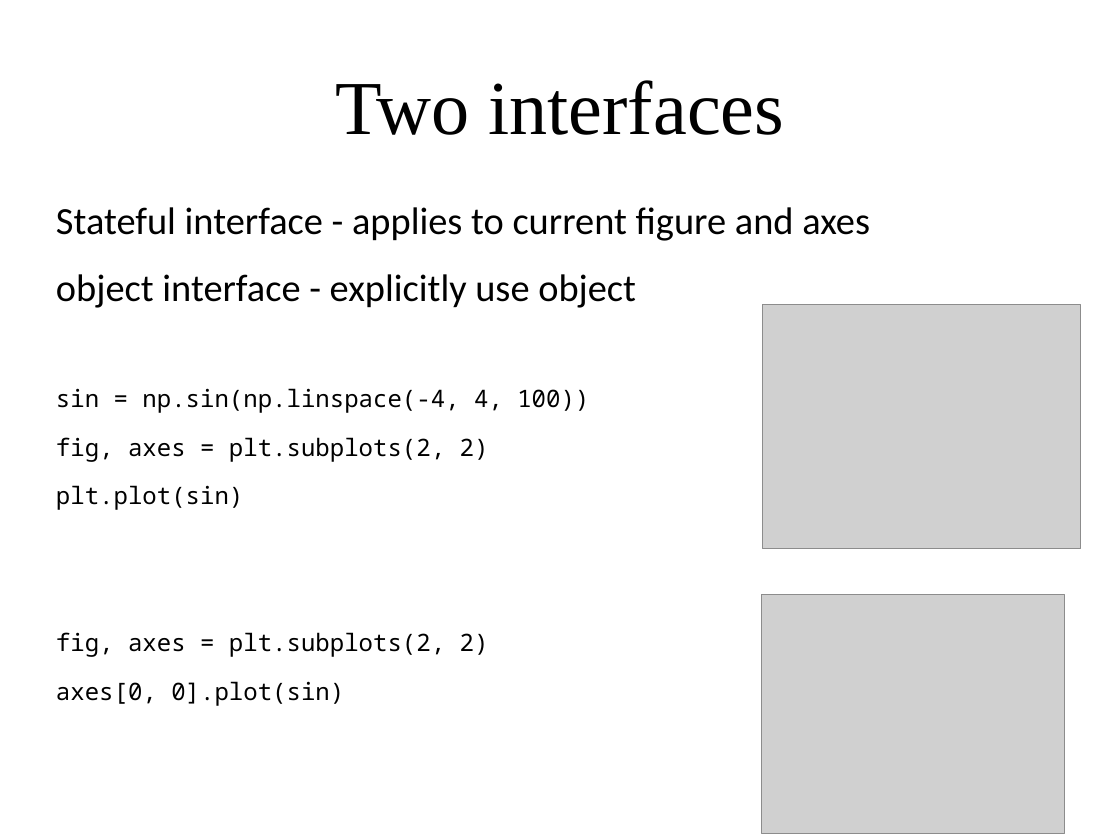
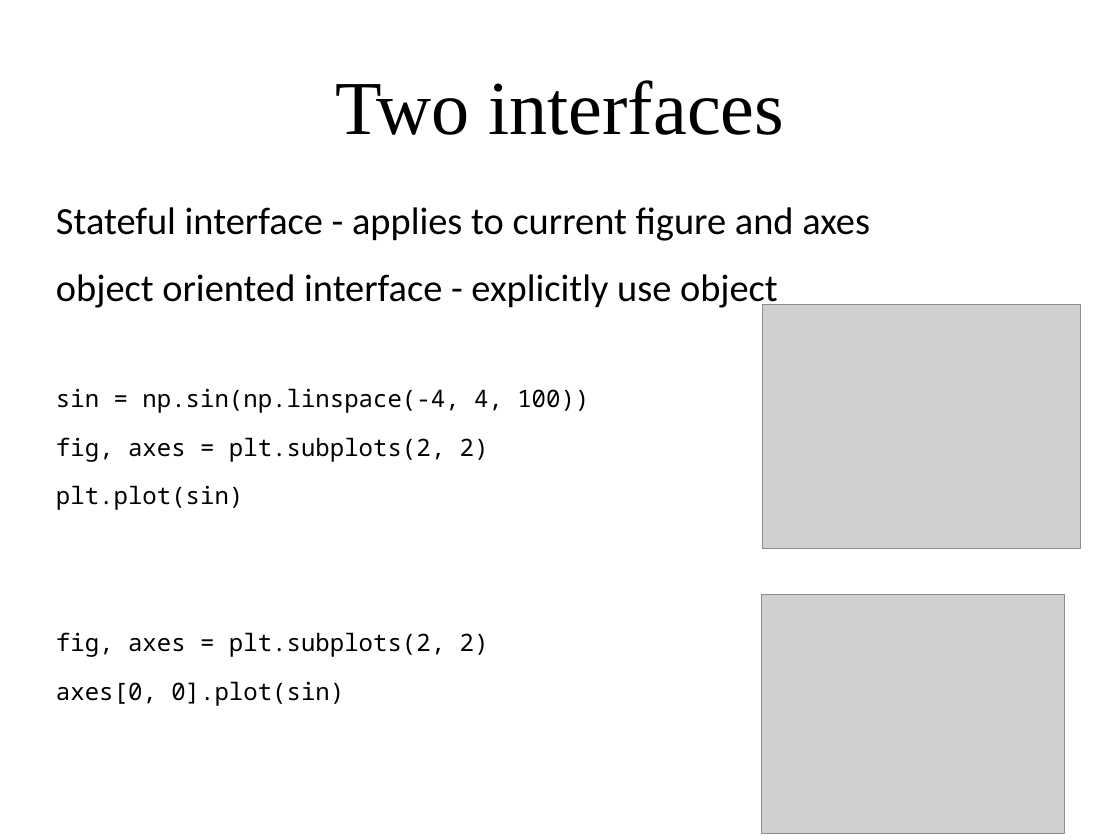
Before and after one commit to amueller/applied_ml_spring_2017, a slide deck: slide 20 of slides/aml-03-012517.odp. Drawn at 1120x840 pixels with LibreOffice and Linux fonts; fonts in the diff are those of the drawing; grey boxes stand for pictures. Boxes give left, top, right and bottom in pixels: in the first picture for what was removed or moved away, otherwise in the second. Text is boxed around its words. In the diff, an @@ line names an element or a change of style, - is before the commit and + after.

```diff
--- a/slides/aml-03-012517.odp
+++ b/slides/aml-03-012517.odp
@@ text at [56,274,778,310]: text changed @@
-object interface - explicitly use object
+object oriented interface - explicitly use object
```
Also in this commit, not shown: 1 other slide changed, 1 other file.
